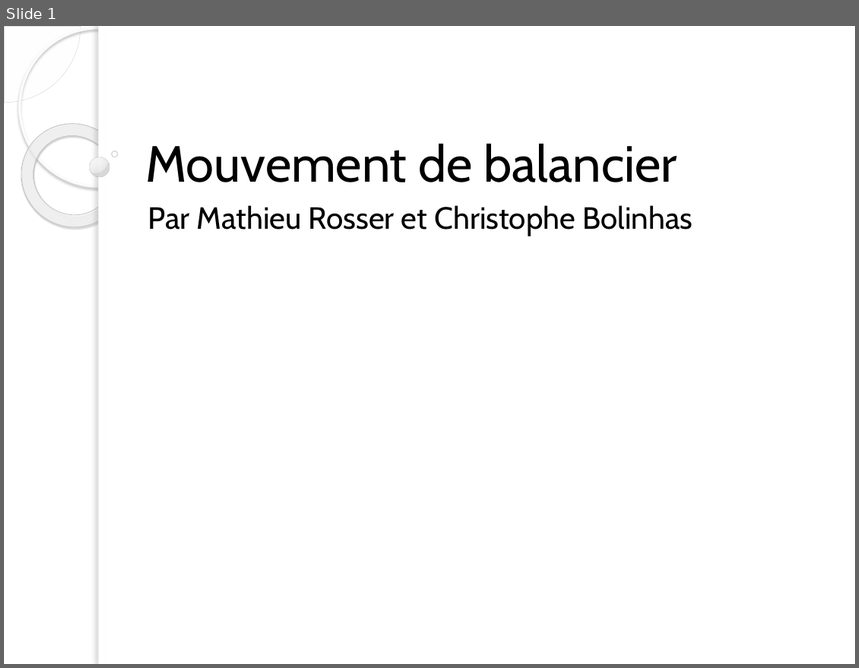
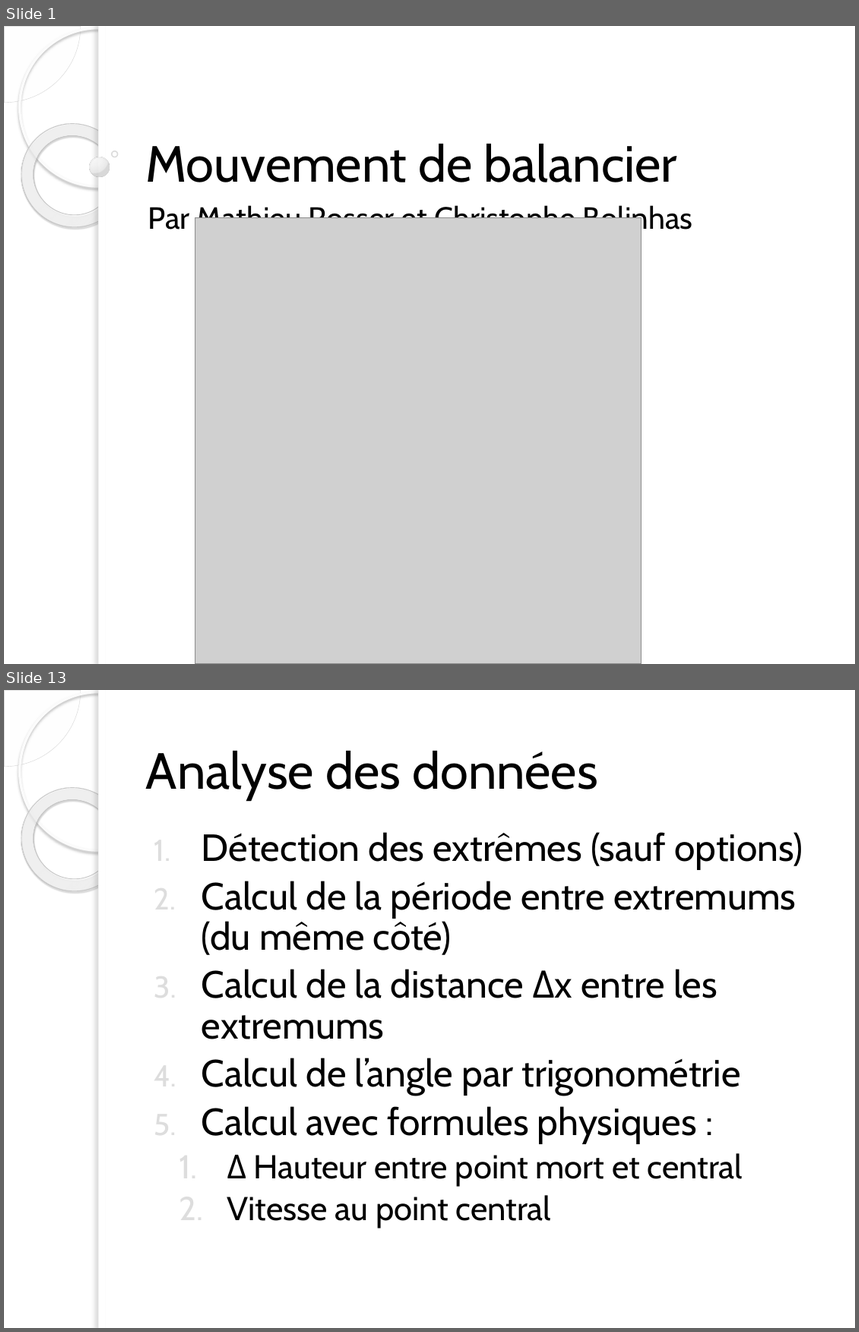
Before and after one commit to ChristopheBolinhas/Balancier, a slide deck: Présentation.pptx. Shown one above the other, each under a label of ours: slide 1 before the commit, slides 1 and 13 after it; the slides between them are not shown. The pictures are 859x668 and 859x1332 pixels, drawn with LibreOffice and Linux fonts; fonts in the diff are those of the drawing; grey boxes stand for pictures; background and template pictures are left out. Boxes give left, top, right and bottom in pixels: in the first picture for what was removed or moved away, otherwise in the second. Text is boxed around its words. In the diff, an @@ line names an element or a change of style, - is before the commit and + after.

Commit message:
Réalisation de la présentation (sans résultat) + Graphiques par rapport aux données

```diff
--- a/Présentation.pptx
+++ b/Présentation.pptx
@@ slide 13 added at (4, 690, 855, 1328), background picture (left out); not listed: 5 template elements that a slide beside it also shows @@
@@ title added at (146, 750, 598, 800), 43 pt, text #000000 @@
+Analyse des données
@@ text added at (202, 832, 804, 1229), 32 pt, text #000000 @@
+1. Détection des extrêmes (sauf options)
+2. Calcul de la période entre extremums (du même côté)
+3. Calcul de la distance Δx entre les extremums
+4. Calcul de l’angle par trigonométrie
+5. Calcul avec formules physiques :
+  1. Δ Hauteur entre point mort et central
+  2. Vitesse au point central
@@ slide 1 changed as well @@
@@ picture added at (195, 218, 642, 664) @@
```
Also in this commit, not shown: 17 other slides added, 6 other files.
